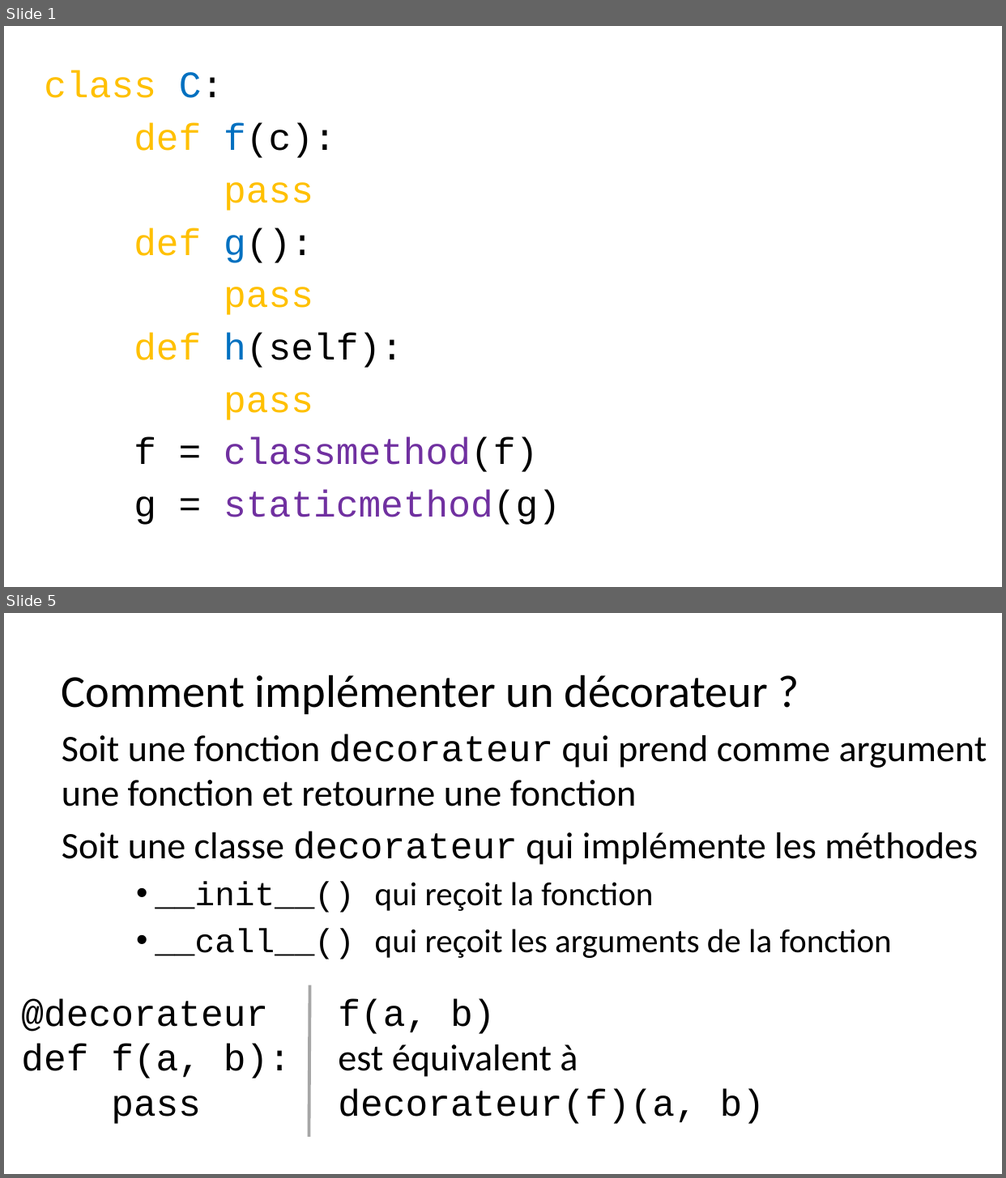
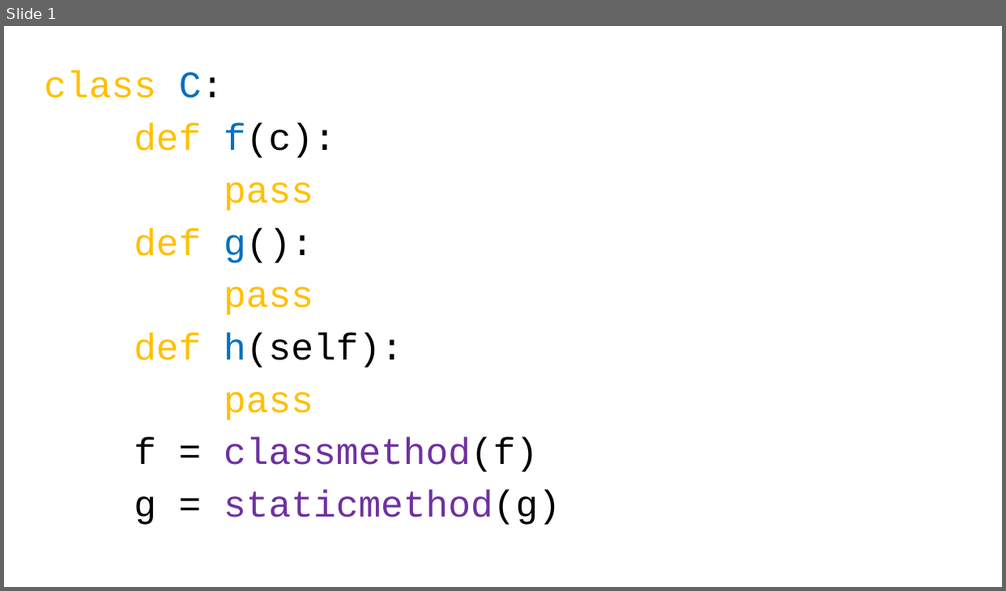
Before and after one commit to parmentelat/flotpython-archive, a slide deck: semaine7/CO12AL-W7-VIDEO02-SLIDE01.pptx. Shown one above the other, each under a label of ours: slides 1 and 5 before the commit, slide 1 after it; the slides between them are not shown. The pictures are 1006x1178 and 1006x591 pixels, drawn with LibreOffice and Linux fonts; fonts in the diff are those of the drawing. Boxes give left, top, right and bottom in pixels: in the first picture for what was removed or moved away, otherwise in the second. Text is boxed around its words. In the diff, an @@ line names an element or a change of style, - is before the commit and + after.

```diff
--- a/semaine7/CO12AL-W7-VIDEO02-SLIDE01.pptx
+++ b/semaine7/CO12AL-W7-VIDEO02-SLIDE01.pptx
@@ slide 5 removed at box(4, 613, 1002, 1174), background #FFFFFF @@
@@ text removed at box(62, 675, 987, 960) @@
-Comment implémenter un décorateur ?
-Soit une fonction decorateur qui prend comme argument une fonction et retourne une fonction
-Soit une classe decorateur qui implémente les méthodes
-    • __init__() qui reçoit la fonction
-    • __call__() qui reçoit les arguments de la fonction
@@ text removed at box(21, 999, 291, 1124) @@
-@decorateur
-def f(a, b):
-pass
@@ line removed from (310, 986) to (309, 1137) @@
@@ text removed at box(338, 999, 765, 1124) @@
-f(a, b)
-est équivalent à
-decorateur(f)(a, b)
```
Also in this commit, not shown: 3 slides changed, 6 slides added, 1 other slide removed, 1 other file.
